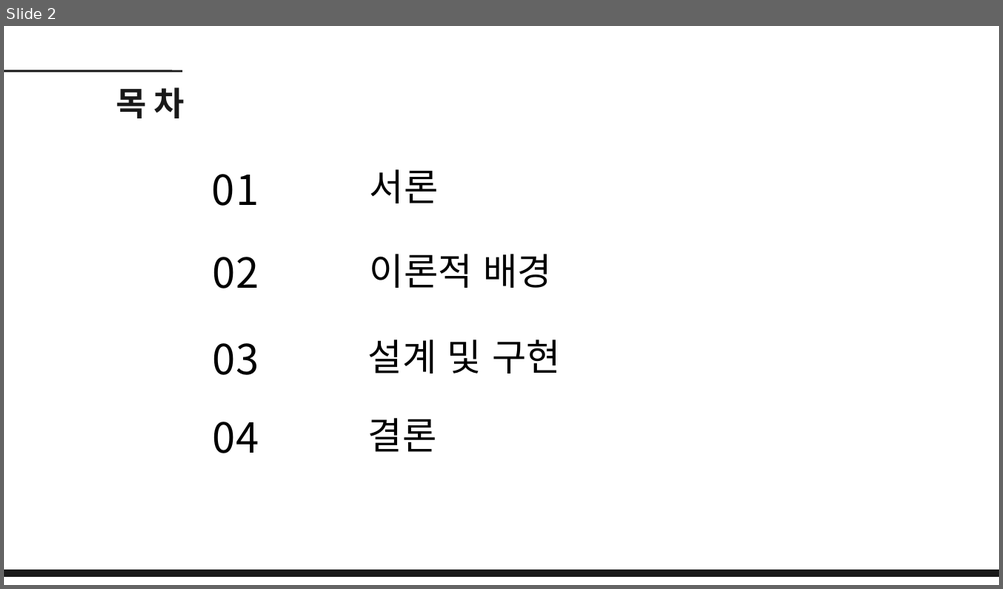
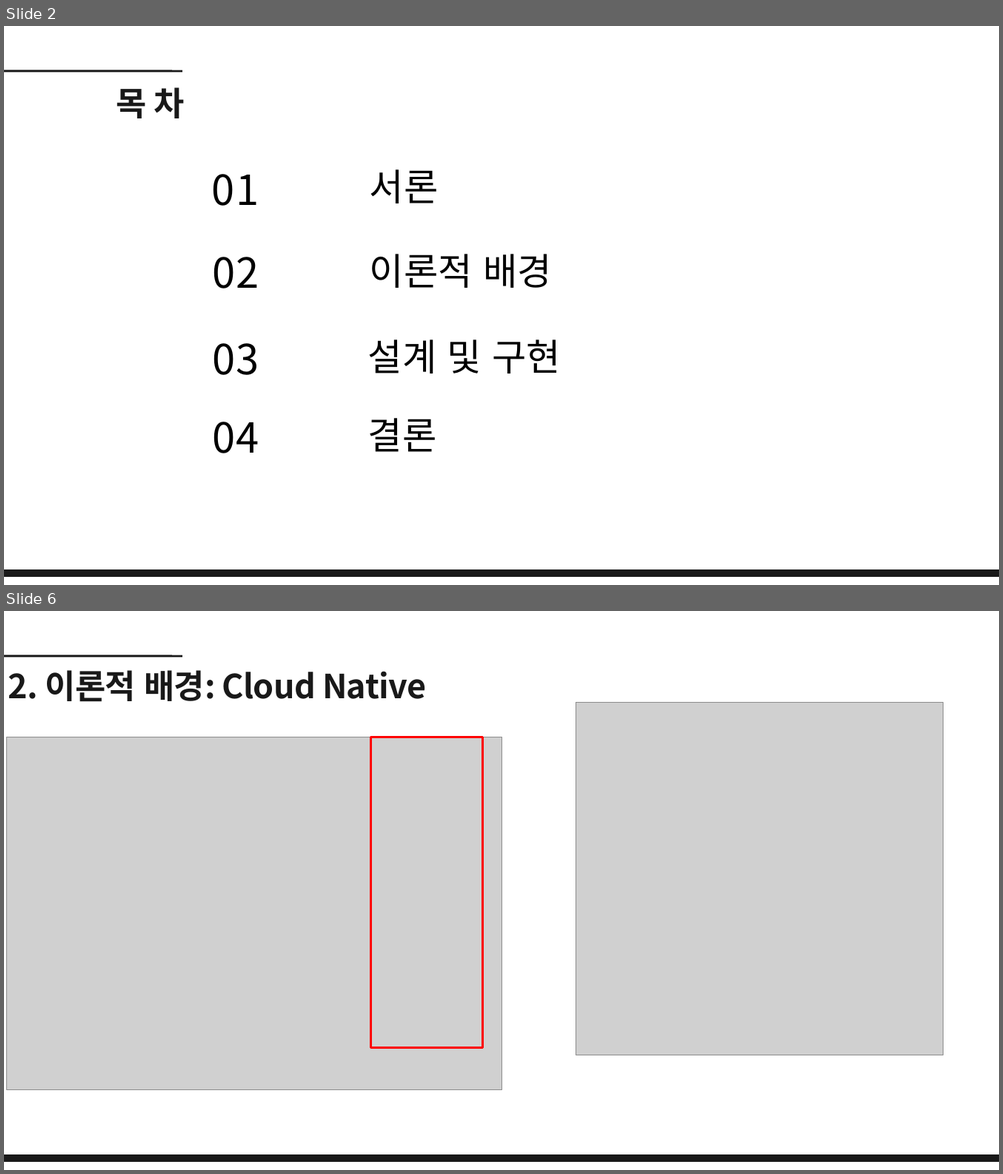
Before and after one commit to dbehdrbs0806/4rd_1sem, a slide deck: GraduationGuidance/20204077_유동균_논문발표ppt.pptx. Shown one above the other, each under a label of ours: slide 2 before the commit, slides 2 and 6 after it; the slides between them are not shown. The pictures are 1003x589 and 1003x1174 pixels, drawn with LibreOffice and Linux fonts; fonts in the diff are those of the drawing; grey boxes stand for pictures. Boxes give left, top, right and bottom in pixels: in the first picture for what was removed or moved away, otherwise in the second. Text is boxed around its words. In the diff, an @@ line names an element or a change of style, - is before the commit and + after.

```diff
--- a/GraduationGuidance/20204077_유동균_논문발표ppt.pptx
+++ b/GraduationGuidance/20204077_유동균_논문발표ppt.pptx
@@ slide 6 added at <box>4,611,999,1170</box>, background #FFFFFF @@
@@ line added from (4, 656) to (182, 656), #191919 3 pt @@
@@ text added at <box>8,670,426,702</box>, 48 pt, text #191919, bold @@
+2. 이론적 배경: Cloud Native
@@ picture added at <box>576,702,943,1054</box> @@
@@ picture added at <box>6,738,501,1090</box> @@
@@ rectangle added at <box>371,738,483,1048</box>, outline #FF0000 3 pt @@
@@ freeform shape added at <box>4,1156,999,1162</box>, fill #191919, outline #191919 1.5 pt @@
```
Also in this commit, not shown: 6 slides changed, 10 other slides added, 7 slides removed, 3 other files.
